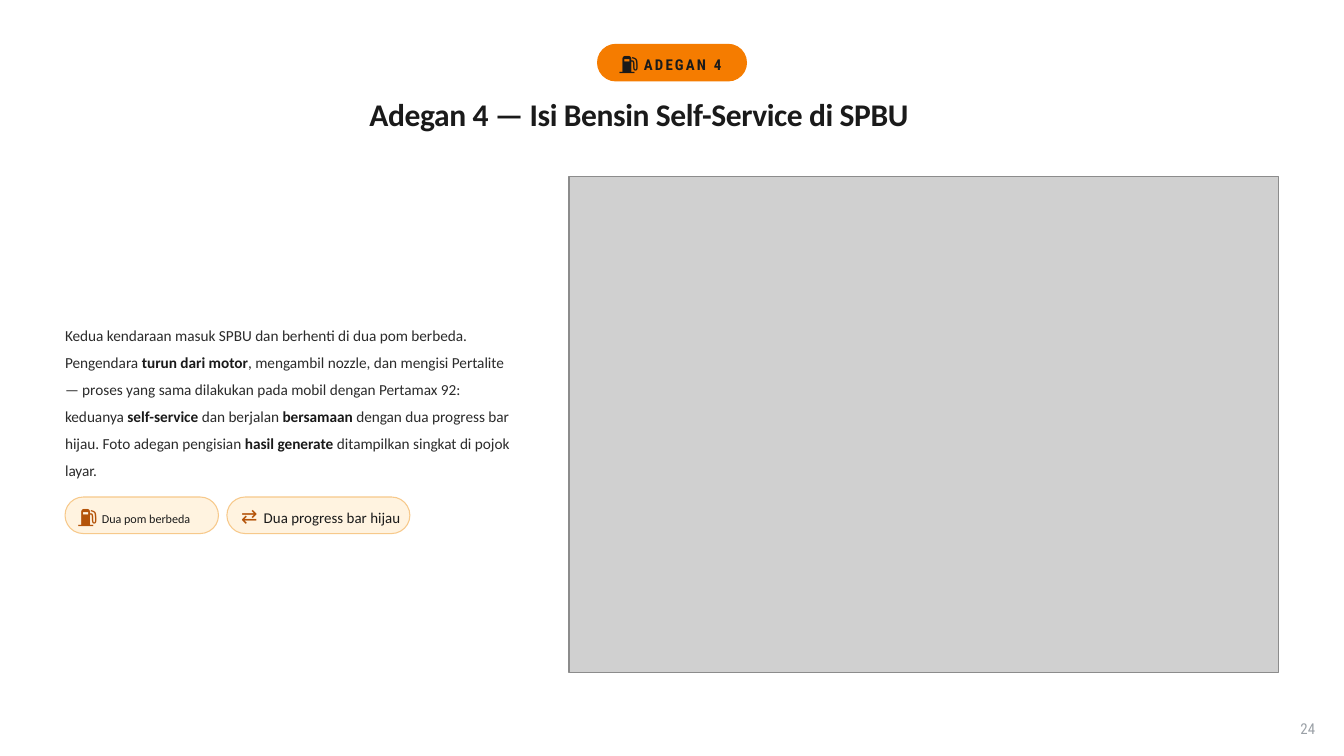
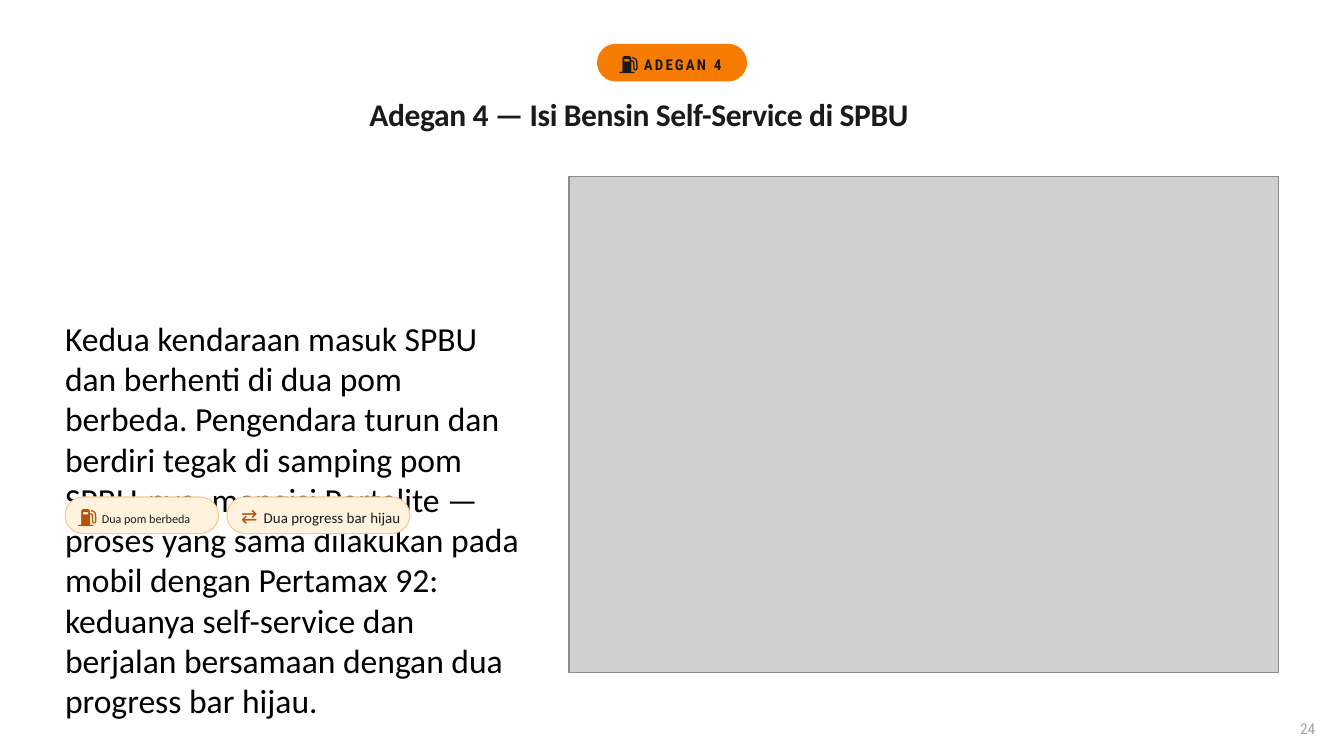
Before and after one commit to 0Zeroiszero/tugas_polymorphisme_kelompok-1_pbo, a slide deck: slide 24 of deliverables/Tugas_Polymorphism_Kelompok1_PBO_FINAL.pptx. Drawn at 1344x756 pixels with LibreOffice and Linux fonts; fonts in the diff are those of the drawing; grey boxes stand for pictures. Boxes give left, top, right and bottom in pixels: in the first picture for what was removed or moved away, otherwise in the second. Text is boxed around its words. In the diff, an @@ line names an element or a change of style, - is before the commit and + after.

```diff
--- a/deliverables/Tugas_Polymorphism_Kelompok1_PBO_FINAL.pptx
+++ b/deliverables/Tugas_Polymorphism_Kelompok1_PBO_FINAL.pptx
@@ text at (x1=65, y1=327, x2=518, y2=719): text changed; size 8.2 to 18 pt; text colour #2B2B2B to #000000 @@
-Kedua kendaraan masuk SPBU dan berhenti di dua pom berbeda. Pengendara turun dari motor, mengambil nozzle, dan mengisi Pertalite — proses yang sama dilakukan pada mobil dengan Pertamax 92: keduanya self-service dan berjalan bersamaan dengan dua progress bar hijau. Foto adegan pengisian hasil generate ditampilkan singkat di pojok layar.
+Kedua kendaraan masuk SPBU dan berhenti di dua pom berbeda. Pengendara turun dan berdiri tegak di samping pom SPBU-nya, mengisi Pertalite — proses yang sama dilakukan pada mobil dengan Pertamax 92: keduanya self-service dan berjalan bersamaan dengan dua progress bar hijau.
```
Also in this commit, not shown: 2 other slides changed, 3 other files.
